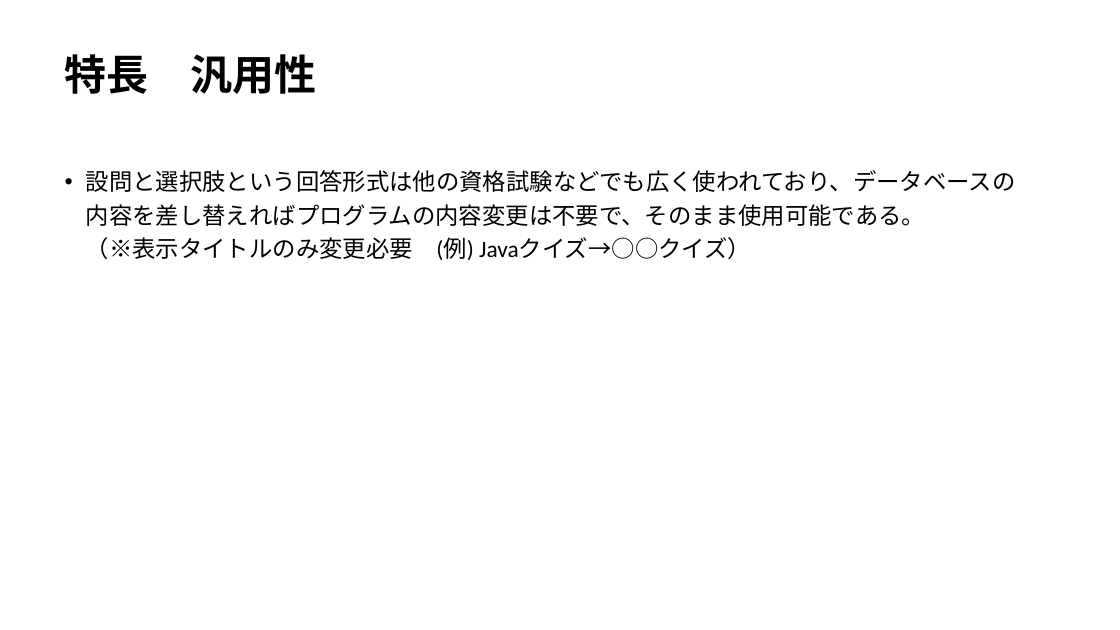
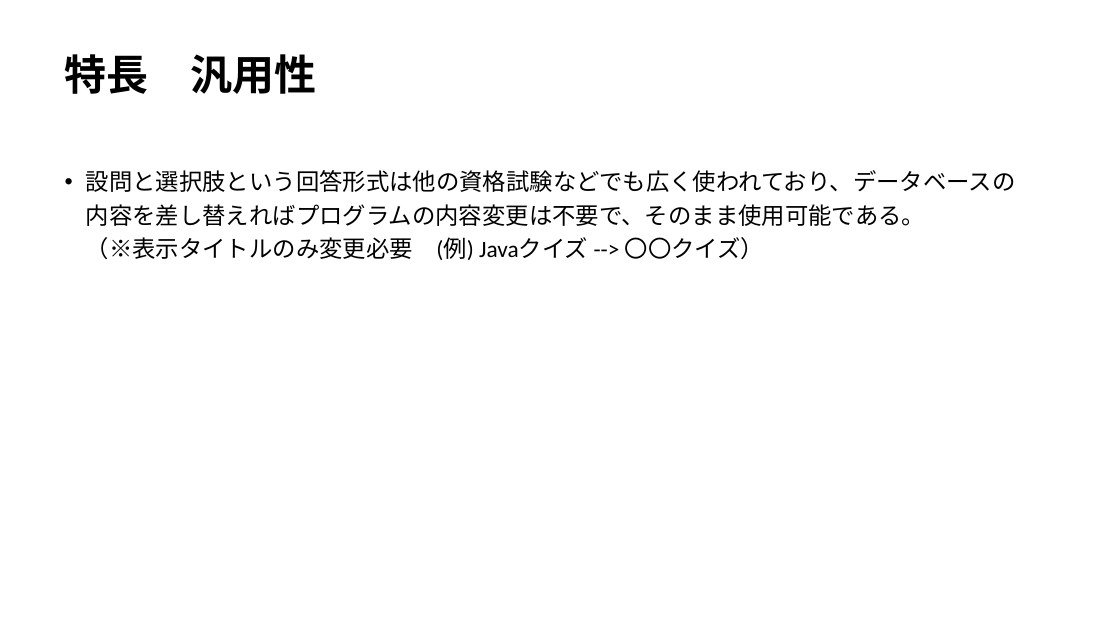
Before and after one commit to Kimoto-Toshihiko/seisaku, a slide deck: slide 4 of 卒業制作『Javaクイズ』について[20240627].pptx. Drawn at 1120x630 pixels with LibreOffice and Linux fonts; fonts in the diff are those of the drawing. Boxes give left, top, right and bottom in pixels: in the first picture for what was removed or moved away, otherwise in the second. Text is boxed around its words. In the diff, an @@ line names an element or a change of style, - is before the commit and + after.

Commit message:
プレゼン資料を修正しました

```diff
--- a/卒業制作『Javaクイズ』について[20240627].pptx
+++ b/卒業制作『Javaクイズ』について[20240627].pptx
@@ text at <box>86,170,1016,260</box>: text changed @@
-• 設問と選択肢という回答形式は他の資格試験などでも広く使われており、データベースの内容を差し替えればプログラムの内容変更は不要で、そのまま使用可能である。 （※表示タイトルのみ変更必要 (例) Javaクイズ→○○クイズ）
+• 設問と選択肢という回答形式は他の資格試験などでも広く使われており、データベースの内容を差し替えればプログラムの内容変更は不要で、そのまま使用可能である。 （※表示タイトルのみ変更必要 (例) Javaクイズ --> 〇〇クイズ）
```
